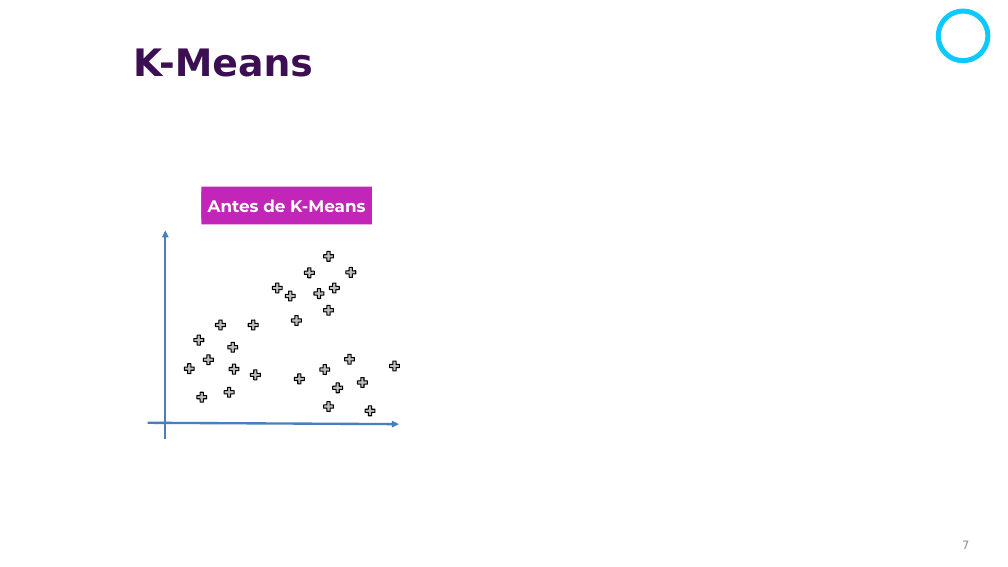
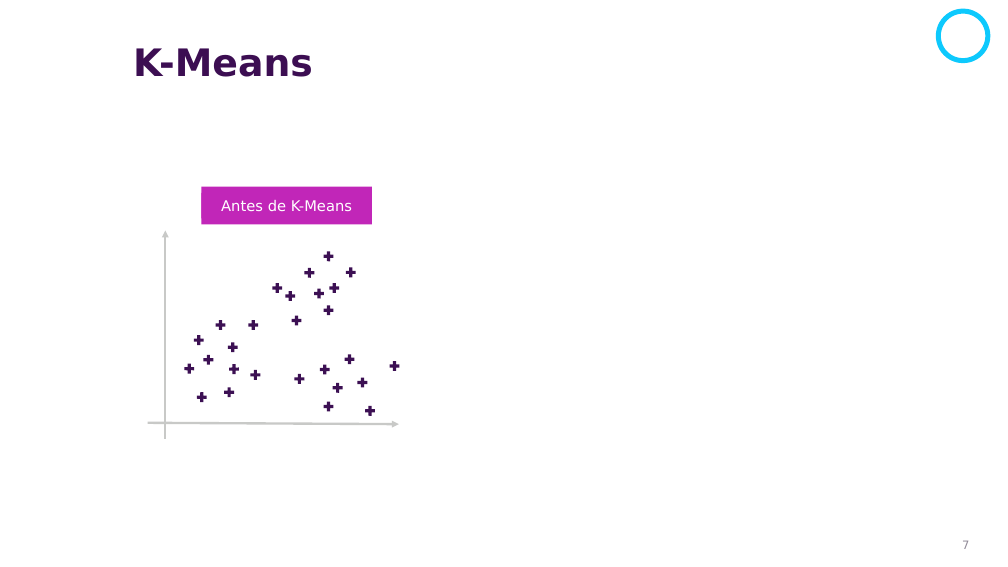
Before and after one commit to csameshiman/Axity_Curso_ML_2023, a slide deck: slide 7 of Diapositivas/Parte 04.Clustering/04_01_K-Means_Clustering.pptx. Drawn at 1008x567 pixels with LibreOffice and Linux fonts; fonts in the diff are those of the drawing; background and template pictures are left out. Boxes give left, top, right and bottom in pixels: in the first picture for what was removed or moved away, otherwise in the second. Text is boxed around its words. In the diff, an @@ line names an element or a change of style, - is before the commit and + after.

```diff
--- a/Diapositivas/Parte 04.Clustering/04_01_K-Means_Clustering.pptx
+++ b/Diapositivas/Parte 04.Clustering/04_01_K-Means_Clustering.pptx
@@ text "Antes de K-Means" at (221,200,352,212): size 16 to 14 pt, font Montserrat to DejaVu Sans, bold off @@
@@ arrow (166, 439) - (166, 231): stroke #4A7EBB 2.25 pt to #C8C9C7 2.25 pt @@
@@ fill #BFBFBF to #3C1053; outline #000000 1 pt to none in 27 elements at (183,363,195,375), (202,354,215,366), (226,341,239,354), (192,334,205,347), (214,319,227,332), (228,363,241,375), (247,319,260,332), (223,386,236,399), (249,369,262,381), (195,391,208,403), (290,314,303,327), (271,282,284,295), (323,304,335,316), (284,289,297,302), (313,287,326,300), (303,267,316,279), (328,282,341,295), (323,250,335,263), (344,266,357,279), (343,353,356,366), (356,376,369,389), (332,382,344,394), (293,372,306,385), (363,404,376,417), (323,400,335,413), (319,363,332,376), (388,360,401,372) @@
@@ arrow (147, 423) - (399, 424): stroke #4A7EBB 2.25 pt to #C8C9C7 2.25 pt @@
```
Also in this commit, not shown: 24 other slides changed, 13 slides removed.
